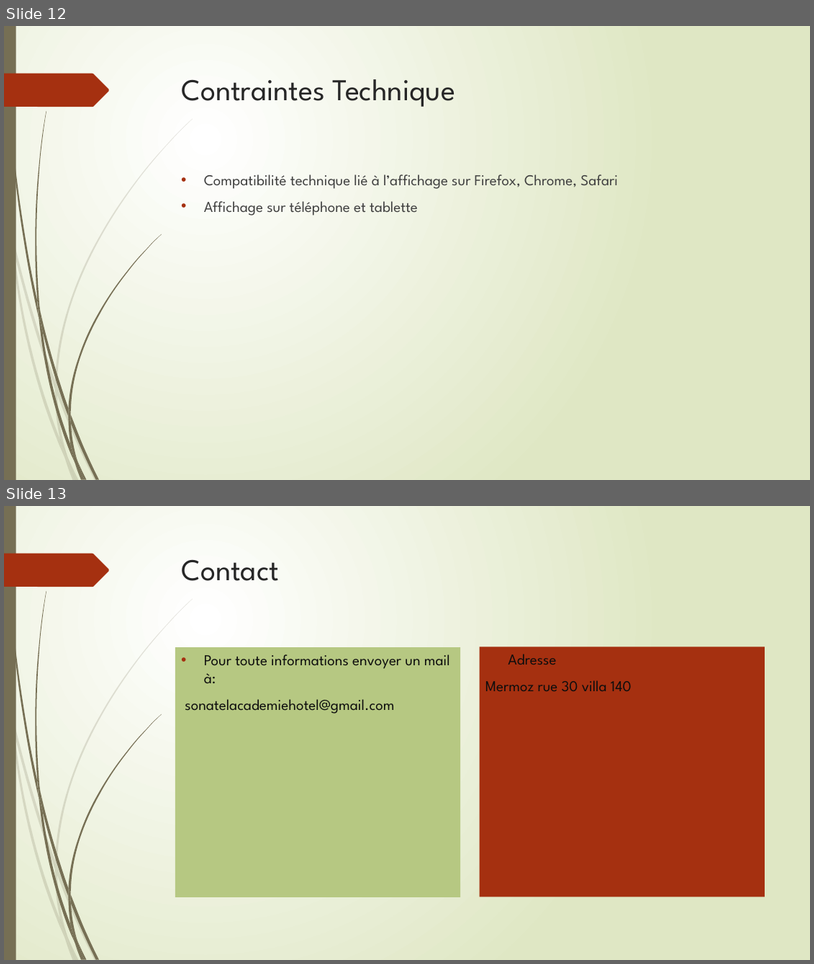
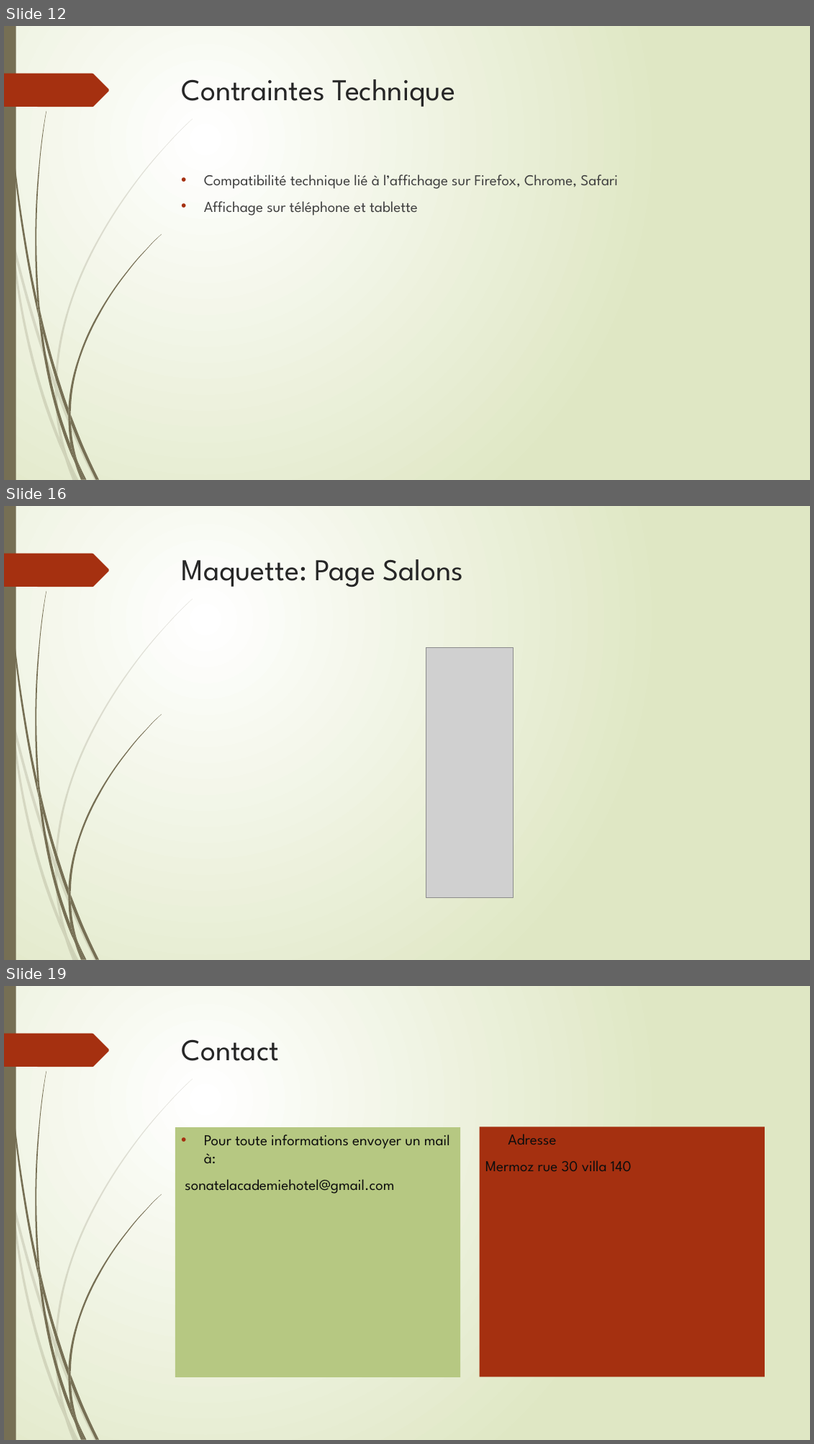
Before and after one commit to binou95diallo/projetHotelSA, a slide deck: SonatelAcademieHôtel.pptx. Shown one above the other, each under a label of ours: slides 12 and 13 before the commit, slides 12, 16 and 19 after it; the slides between them are not shown. The pictures are 814x964 and 814x1444 pixels, drawn with LibreOffice and Linux fonts; fonts in the diff are those of the drawing; grey boxes stand for pictures. Boxes give left, top, right and bottom in pixels: in the first picture for what was removed or moved away, otherwise in the second. Text is boxed around its words. In the diff, an @@ line names an element or a change of style, - is before the commit and + after.

```diff
--- a/SonatelAcademieHôtel.pptx
+++ b/SonatelAcademieHôtel.pptx
@@ slide 16 added at bbox=[4, 506, 810, 960], background gradient #FFFFFF to #DFE8C4; not listed: 24 template elements that a slide beside it also shows @@
@@ title added at bbox=[182, 559, 463, 587], 36 pt, text #262626 @@
+Maquette: Page Salons
@@ picture added at bbox=[427, 647, 514, 897] @@
@@ what was slide 13 is now slide 19 @@
```
Also in this commit, not shown: 4 slides changed, 5 other slides added.
